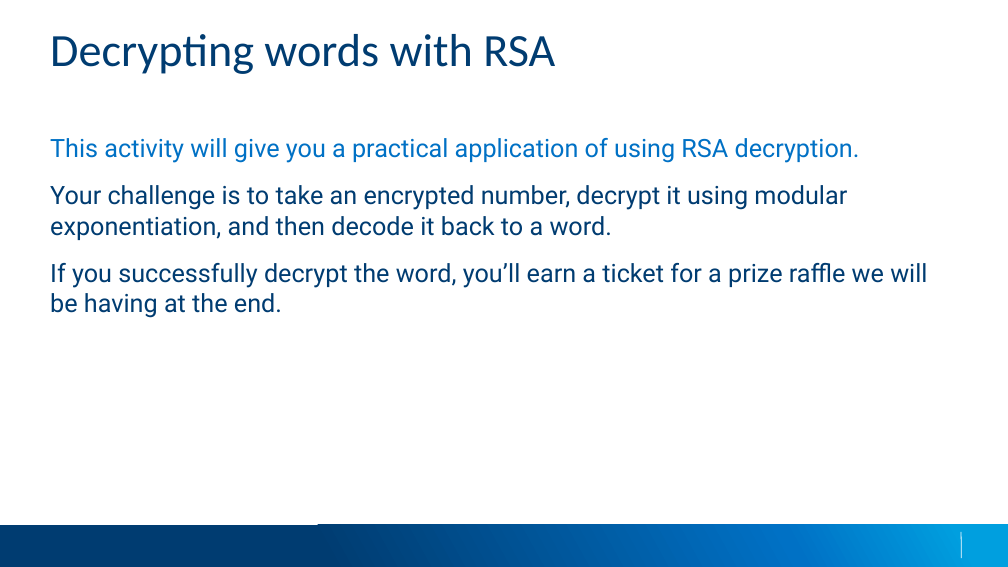
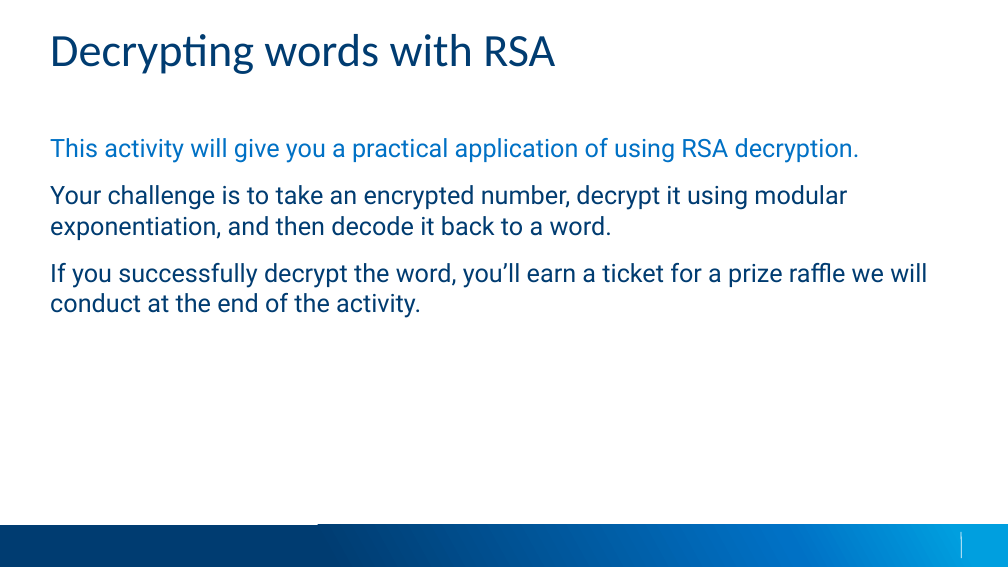
Before and after one commit to applesauce49/lincoln_high, a slide deck: slide 26 of presos/LincolnHighVisit-2023.pptx. Drawn at 1008x567 pixels with LibreOffice and Linux fonts; fonts in the diff are those of the drawing; background and template pictures are left out. Boxes give left, top, right and bottom in pixels: in the first picture for what was removed or moved away, otherwise in the second. Text is boxed around its words. In the diff, an @@ line names an element or a change of style, - is before the commit and + after.

```diff
--- a/presos/LincolnHighVisit-2023.pptx
+++ b/presos/LincolnHighVisit-2023.pptx
@@ text at [50,263,927,318]: text changed @@
-If you successfully decrypt the word, you’ll earn a ticket for a prize raffle we will be having at the end.
+If you successfully decrypt the word, you’ll earn a ticket for a prize raffle we will conduct at the end of the activity.
```
Also in this commit, not shown: 10 other slides changed.
